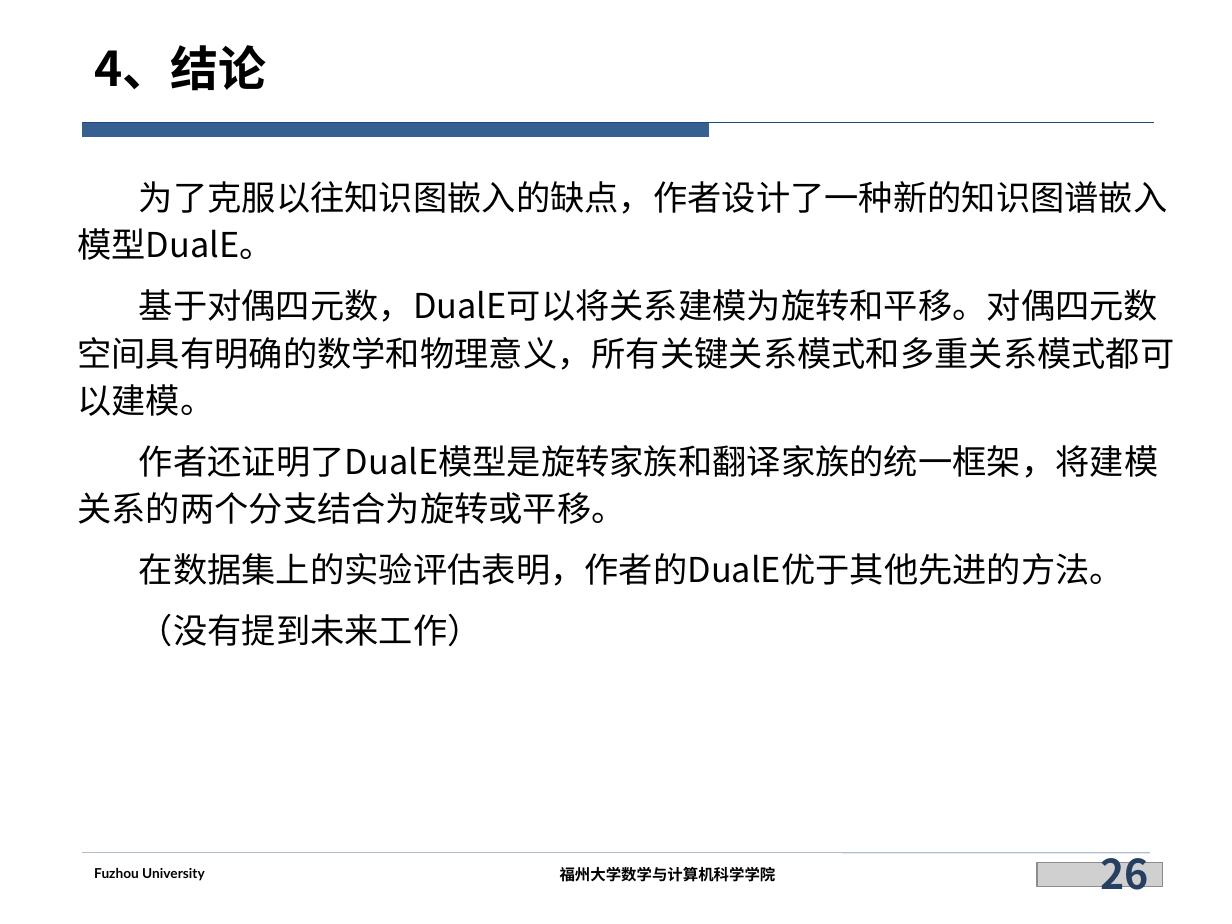
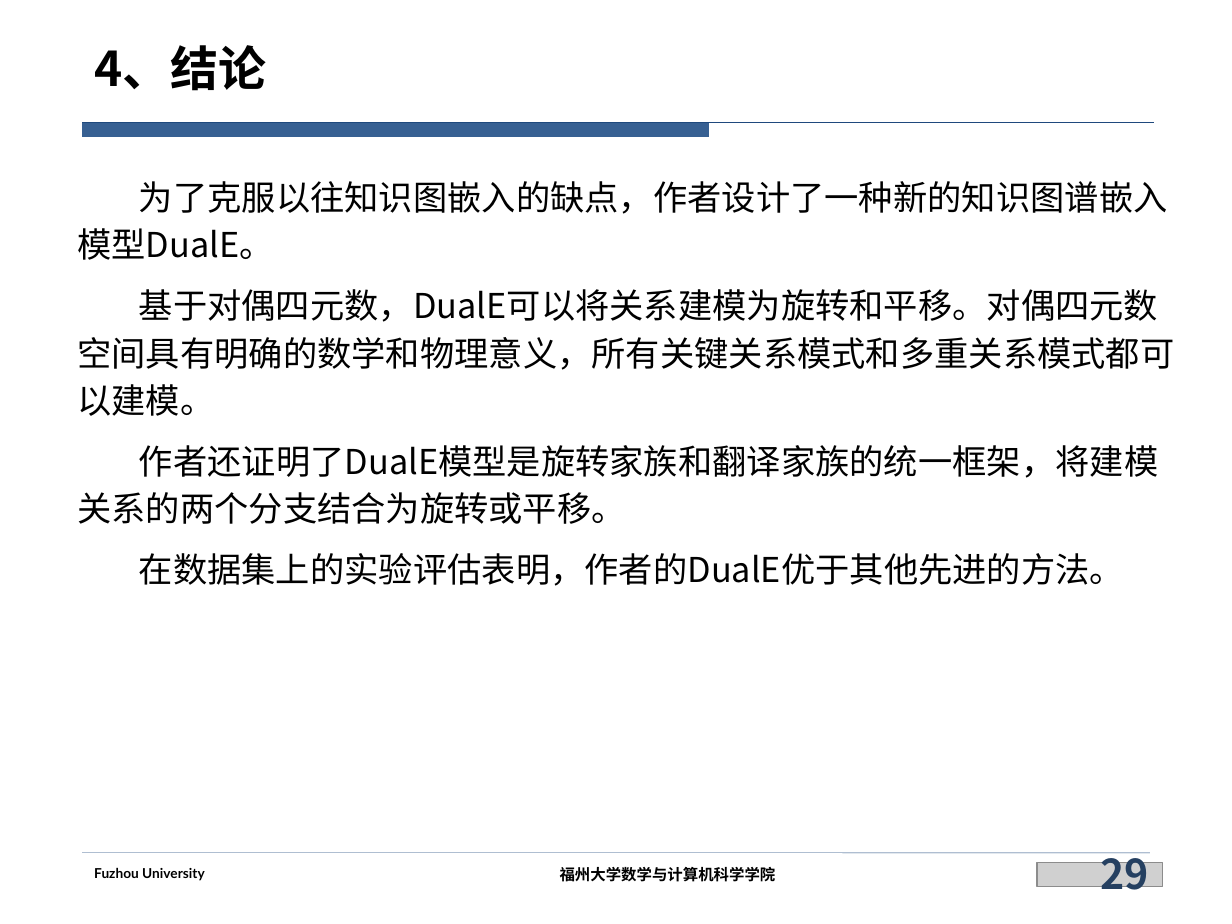
Before and after one commit to siberia0015/Paper-Report, a slide deck: slide 29 of 实验室/DualE/DualE.pptx (slide 26 before the commit). Drawn at 1232x924 pixels with LibreOffice and Linux fonts; fonts in the diff are those of the drawing; grey boxes stand for pictures; background and template pictures are left out. Boxes give left, top, right and bottom in pixels: in the first picture for what was removed or moved away, otherwise in the second. Text is boxed around its words. In the diff, an @@ line names an element or a change of style, - is before the commit and + after.

```diff
--- a/实验室/DualE/DualE.pptx
+++ b/实验室/DualE/DualE.pptx
@@ text at (x1=139, y1=614, x2=482, y2=646): paragraph removed @@
-（没有提到未来工作）
@@ page number at (x1=1100, y1=846, x2=1148, y2=899): text changed @@
-26
+29
```
Also in this commit, not shown: 9 other slides changed, 3 slides added.
